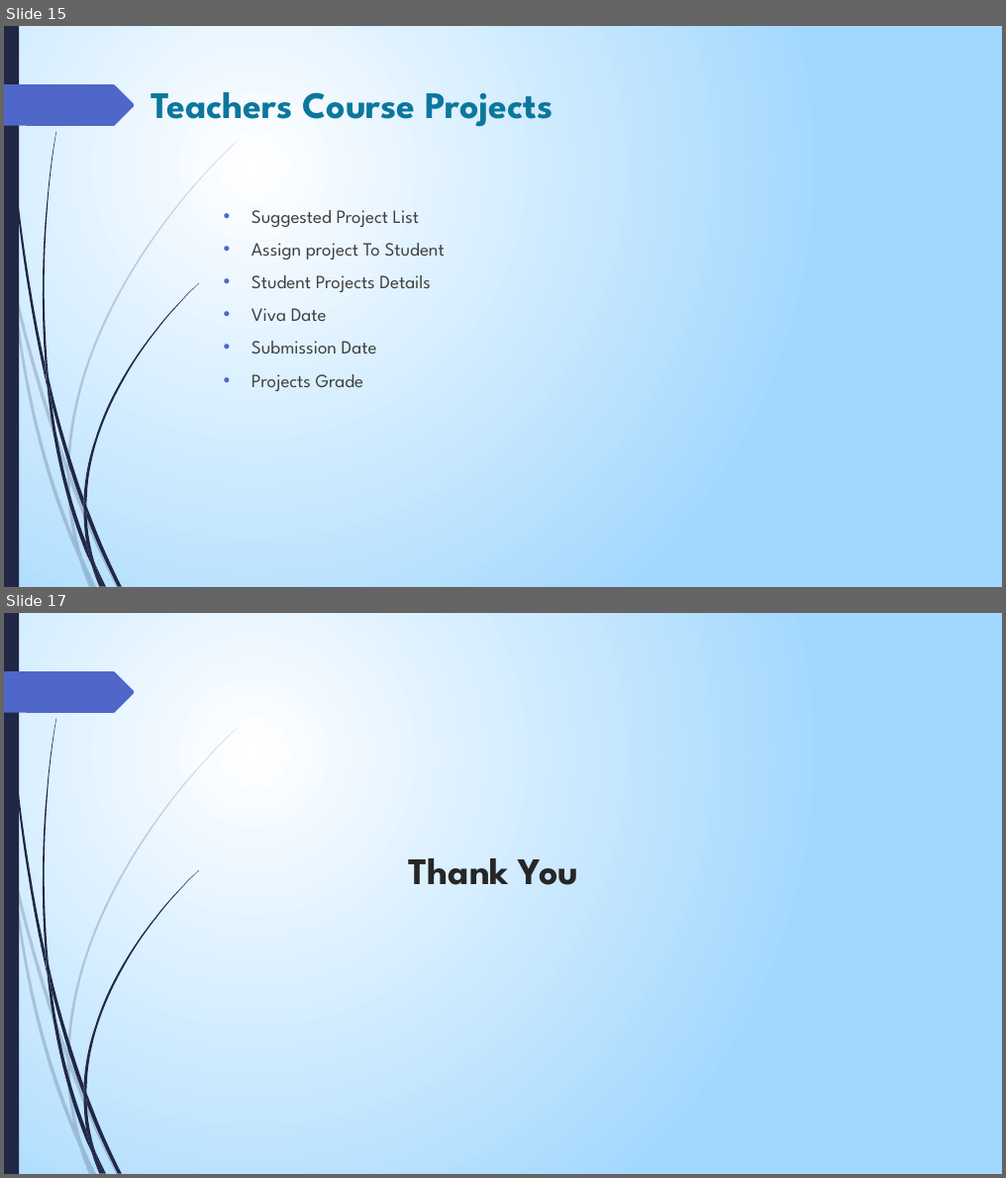
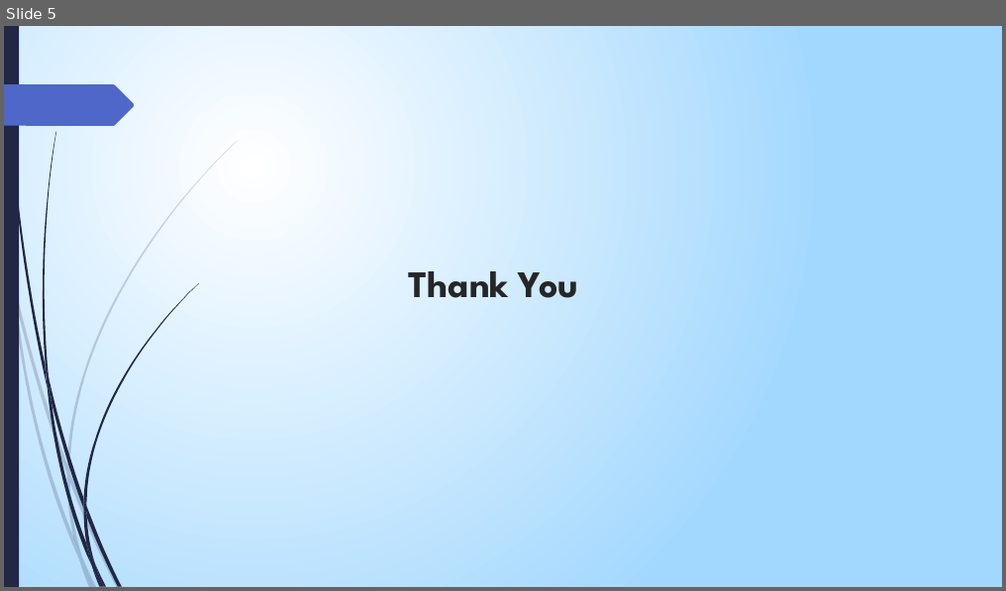
Before and after one commit to talha08/nlp_lab_sust, a slide deck: 200.pptx. Shown one above the other, each under a label of ours: slides 15 and 17 before the commit, slide 5 after it; the slides between them are not shown. The pictures are 1006x1178 and 1006x591 pixels, drawn with LibreOffice and Linux fonts; fonts in the diff are those of the drawing. Boxes give left, top, right and bottom in pixels: in the first picture for what was removed or moved away, otherwise in the second. Text is boxed around its words. In the diff, an @@ line names an element or a change of style, - is before the commit and + after.

```diff
--- a/200.pptx
+++ b/200.pptx
@@ slide 15 removed at <box>4,26,1002,587</box>, background gradient #FFFFFF to #A3D7FF; not listed: 24 template elements that a slide beside it also shows @@
@@ title removed at <box>151,92,553,127</box> @@
-Teachers Course Projects
@@ text removed at <box>252,210,445,391</box> @@
-• Suggested Project List
-• Assign project To Student
-• Student Projects Details
-• Viva Date
-• Submission Date
-• Projects Grade
@@ what was slide 17 is now slide 5 @@
```
Also in this commit, not shown: 2 slides changed, 2 slides added, 13 other slides removed, 15 other files.
